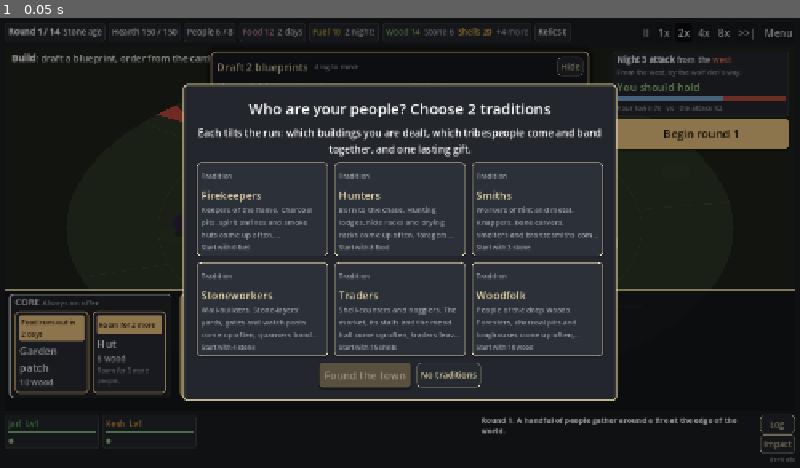
Above: before the commit, frame 1.
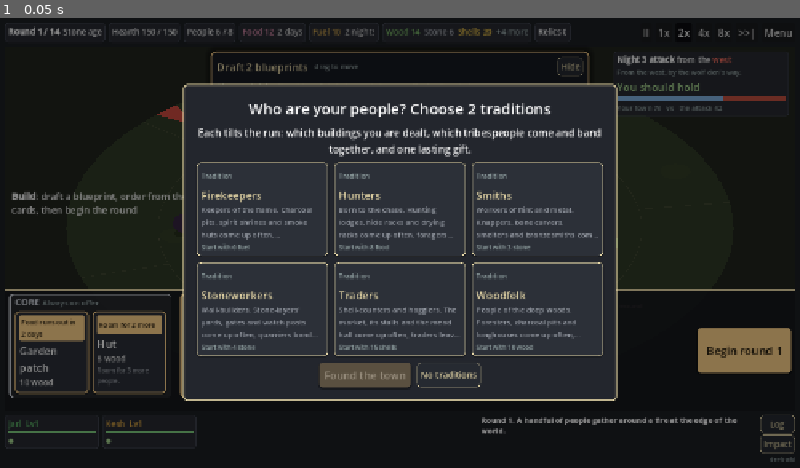
Above: after the commit, the same moment.

Repository: carltonbonks/YourEarthKeepsTurning-CityBuilder
Game: Godot game, scene res://game/main.tscn
The game is run twice, just before and just after one commit, with the same random seed, the same clock (stepped at 60 frames per second) and the same inputs.
Inputs:
- Up to frame 1 (0.05 s): no input

The runs differ from the first frame. In frame 1, 3.2% of the frame differs, in the area x 1-99%, y 7-80%.

Commit message:
Keep the map's panels off each other: columns make room, fold and queue
The clock and alerts (left) and the attack card (right) now take the
tallest stretch of their edge that the draft window and the building hand
leave free (HudLayout). The attack card folds the earth's details, the
ways and the warband banner into its hover card when short of room;
alerts that don't fit wait their turn. Begin round moves to the right end
of the hand, the draft window shrinks on a narrow map, the clock wraps,
and the story log drops old lines rather than cutting the newest off.
snapshot.gd takes size=WxH.

Co-Authored-By: Claude Opus 5.5 (1M context) <noreply@anthropic.com>
Claude-Session: https://claude.ai/code/session_01Q8LFLPiQQH7EMqoYSin44N

Diff:
--- a/game/alerts.gd
+++ b/game/alerts.gd
@@ -4,14 +4,18 @@
 ## raise buildings, fuel or food running out, an unhappy hero, a battered hearth, the warband holding
 ## back. Each one shows when its problem starts, fades after a few seconds (or on a click), and comes
 ## back only if the problem clears and returns. `active` is the read-only rule, so tests can check it.
+## `fit` keeps them to the room the screen gives them: the ones that don't fit wait (their clock
+## stopped) and show as the ones above fade.
 
 const SHOW_SECONDS := 8.0
 const FADE_SECONDS := 1.0
+const WIDTH := 320.0
 
 var run: RunState
 ## Alert id -> seconds it has been on screen (problems still true, so they don't come back).
 var _seen := {}
 var _labels := {}
+var _max_height := INF
 
 
 func _init() -> void:
@@ -75,8 +79,29 @@
 	_seen.clear()
 
 
+## Shows as many alerts, oldest first, as fit in max_height (kept for later alerts); returns how many wait.
+func fit(max_height: float) -> int:
+	_max_height = max_height
+	var used := 0.0
+	var waiting := 0
+	var sep := float(get_theme_constant("separation"))
+	for child in get_children():
+		var label := child as Label
+		if label == null or label.is_queued_for_deletion():
+			continue
+		var h := label.get_combined_minimum_size().y
+		label.visible = waiting == 0 and used + h <= max_height
+		if label.visible:
+			used += h + sep
+		else:
+			waiting += 1
+	return waiting
+
+
 func _process(delta: float) -> void:
 	for id: String in _labels.keys():
+		if not (_labels[id] as Label).visible:
+			continue
 		_seen[id] = float(_seen.get(id, 0.0)) + delta
 		var age: float = _seen[id]
 		var label: Label = _labels[id]
@@ -90,7 +115,9 @@
 	var l := Label.new()
 	l.text = text
 	l.autowrap_mode = TextServer.AUTOWRAP_WORD
-	l.custom_minimum_size.x = 320
+	l.custom_minimum_size.x = WIDTH
+	# Sized now, so fit can measure its wrapped height before the screen lays it out.
+	l.size.x = WIDTH
 	l.add_theme_font_size_override("font_size", 13)
 	l.add_theme_color_override("font_color", Color("#ffe0b0"))
 	var style := StyleBoxFlat.new()
@@ -107,6 +134,7 @@
 			_drop(id))
 	add_child(l)
 	_labels[id] = l
+	fit(_max_height)
 
 
 ## Takes an alert off screen; its problem stays in _seen so it doesn't pop up again until it clears.
@@ -114,3 +142,4 @@
 	if _labels.has(id):
 		(_labels[id] as Label).queue_free()
 		_labels.erase(id)
+		fit(_max_height)
--- a/game/build_hand_view.gd
+++ b/game/build_hand_view.gd
@@ -11,9 +11,12 @@
 ## ("Need 3 more wood"). Costs show red where the town is short. Shown only while building.
 ## Every choice goes through run.hand; `changed` asks the screen to refresh. Hovering a building
 ## card sends `previewing` with its type (and "" on leaving), so the map can blink the plot it would take.
+## The Begin round button sits at the hand's right end, outside the scrolling cards, so it is always in
+## the same place and never covered.
 
 signal changed
 signal previewing(type: String)
+signal begin_pressed
 
 const RECOMMEND_COLOR := UiKit.RECOMMEND_COLOR
 const CARD_SIZE := Vector2(150, 132)
@@ -31,6 +34,7 @@
 ## The window the blueprint offers go in; main.gd places it over the map.
 var draft: DraftPopup
 var _row: HBoxContainer
+var _begin: Button
 ## The round whose draft was last shown, so a hidden draft stays hidden until the next round's.
 var _draft_round := -1
 
@@ -42,17 +46,26 @@
 	style.border_width_top = 1
 	style.set_content_margin_all(6)
 	add_theme_stylebox_override("panel", style)
+	var line := HBoxContainer.new()
+	line.add_theme_constant_override("separation", 10)
+	add_child(line)
 	var scroll := ScrollContainer.new()
 	scroll.vertical_scroll_mode = ScrollContainer.SCROLL_MODE_DISABLED
 	scroll.custom_minimum_size.y = CARD_SIZE.y + 50
-	add_child(scroll)
+	scroll.size_flags_horizontal = Control.SIZE_EXPAND_FILL
+	line.add_child(scroll)
 	_row = HBoxContainer.new()
 	_row.add_theme_constant_override("separation", 14)
 	scroll.add_child(_row)
+	_begin = UiKit.primary(UiKit.button(line, "", func() -> void: begin_pressed.emit()), 18)
+	_begin.custom_minimum_size = Vector2(150, 72)
+	_begin.size_flags_vertical = Control.SIZE_SHRINK_CENTER
+	_begin.autowrap_mode = TextServer.AUTOWRAP_WORD_SMART
 
 
 func refresh() -> void:
 	previewing.emit("")
+	_begin.text = "Begin round %d" % run.round_number
 	for child in _row.get_children():
 		child.queue_free()
 	_draft_cards()
--- a/game/draft_popup.gd
+++ b/game/draft_popup.gd
@@ -4,6 +4,10 @@
 ## sits apart from the cards the town orders from. Drag it by its title bar to see the town under it,
 ## or hide it down to the title bar and show it again. It remembers where it was put for the rest of
 ## the run. BuildHandView fills `cards` and decides when it shows; this file is only the window.
+## On a map too narrow for all the offers it shrinks to fit. `moved` fires whenever it moves, folds or
+## changes size, so the panels beside it can make room (HudLayout).
+
+signal moved
 
 const BORDER := Color("#ffd28a")
 
@@ -87,10 +91,23 @@
 func _fit() -> void:
 	reset_size()
 	var area := get_parent_area_size()
+	if area.x > 0.0:
+		var s := minf(1.0, (area.x - 16.0) / size.x)
+		scale = Vector2(s, s)
 	if not _placed and area.x > 0.0:
 		_placed = true
-		position = Vector2((area.x - size.x) * 0.5, 8.0)
+		position = Vector2((area.x - shown_size().x) * 0.5, 8.0)
 	_keep_inside()
+
+
+## The window's size on screen, after any shrinking.
+func shown_size() -> Vector2:
+	return size * scale
+
+
+## The part of the map the window covers.
+func shown_rect() -> Rect2:
+	return Rect2(position, shown_size())
 
 
 func _on_bar_input(event: InputEvent) -> void:
@@ -98,7 +115,7 @@
 		_dragging = event.pressed
 		accept_event()
 	elif event is InputEventMouseMotion and _dragging:
-		position += event.relative
+		position += event.relative * scale
 		_keep_inside()
 		accept_event()
 
@@ -106,5 +123,6 @@
 ## Never lets the window leave the map, so it can't be lost off screen.
 func _keep_inside() -> void:
 	var area := get_parent_area_size()
-	position.x = clampf(position.x, 0.0, maxf(0.0, area.x - size.x))
-	position.y = clampf(position.y, 0.0, maxf(0.0, area.y - size.y))
+	position.x = clampf(position.x, 0.0, maxf(0.0, area.x - shown_size().x))
+	position.y = clampf(position.y, 0.0, maxf(0.0, area.y - shown_size().y))
+	moved.emit()
--- /dev/null
+++ b/game/hud_layout.gd
@@ -0,0 +1,36 @@
+class_name HudLayout
+extends RefCounted
+## Keeps the map's heads-up panels off one another. The map is split into regions: the clock and alerts
+## down the left edge, the attack card down the right, the building hand along the bottom (while
+## building) and the blueprint draft wherever its window is (top middle at first). Each edge column gets
+## the tallest stretch of its edge that the draft window and the hand leave free, and folds what doesn't
+## fit there (ThreatCard.fit, Alerts.fit), so however busy the round or small the window, panels sit side
+## by side or one under another, never on top. Only sums here; main.gd measures the panels and moves them.
+
+## The gap kept between panels and from the map's edges.
+const MARGIN := 8.0
+
+
+## The tallest free stretch [top, bottom] of a column spanning x0..x1 between top and bottom, keeping
+## MARGIN clear of every block (rects on the map, such as the draft window). The higher one wins a tie.
+## Vector2(top, top) when blocks cover the whole column.
+static func free_span(x0: float, x1: float, top: float, bottom: float, blocks: Array[Rect2]) -> Vector2:
+	var spans: Array[Vector2] = [Vector2(top, bottom)]
+	for b in blocks:
+		if b.size.x <= 0.0 or b.size.y <= 0.0 or b.end.x <= x0 or b.position.x >= x1:
+			continue
+		var next: Array[Vector2] = []
+		for s in spans:
+			if b.end.y + MARGIN <= s.x or b.position.y - MARGIN >= s.y:
+				next.append(s)
+				continue
+			if b.position.y - MARGIN > s.x:
+				next.append(Vector2(s.x, b.position.y - MARGIN))
+			if b.end.y + MARGIN < s.y:
+				next.append(Vector2(b.end.y + MARGIN, s.y))
+		spans = next
+	var best := Vector2(top, top)
+	for s in spans:
+		if s.y - s.x > best.y - best.x:
+			best = s
+	return best
--- a/game/main.gd
+++ b/game/main.gd
@@ -6,8 +6,9 @@
 ##
 ## This file runs the flow (new run, ticking the sim, pausing for decisions, pause and speed, the Esc
 ## menu) and lays out the screen. The parts live in their own files: TopBar, BuildHandView (the
-## building cards, with the blueprint draft in a DraftPopup), ThreatCard (the attack and Begin round), Alerts, HeroStrip, StoryLog, Overlays
-## (picks, relics, end screen, menu, Run history, dev tuning) and ArenaView (the map).
+## building cards, with the blueprint draft in a DraftPopup), ThreatCard (the attack), Alerts, HeroStrip, StoryLog, Overlays
+## (picks, relics, end screen, menu, Run history, dev tuning) and ArenaView (the map). HudLayout keeps
+## the panels over the map out of each other's way.
 
 ## How often the live panels are rebuilt while the sim runs (the map redraws every frame).
 const LIVE_REFRESH_SECONDS := 0.1
@@ -31,6 +32,9 @@
 var _threat: ThreatCard
 var _alerts: Alerts
 var _arena: ArenaView
+var _map_box: Control
+## The clock and alerts in the map's top-left corner.
+var _corner: VBoxContainer
 var _clock_label: RichTextLabel
 var _heroes: HeroStrip
 var _story: StoryLog
@@ -198,6 +202,36 @@
 	_alerts.refresh()
 	_heroes.refresh()
 	_story.refresh()
+	_layout_hud()
+
+
+## Gives each panel over the map its own room (HudLayout): the draft window keeps its place, the hand
+## its strip along the bottom, and the corner columns take the tallest free stretch of their edge and
+## fold what doesn't fit there.
+func _layout_hud() -> void:
+	if _draft == null:
+		return  # Still building the screen.
+	var area := _map_box.size
+	if area.x <= 0.0 or area.y <= 0.0:
+		return
+	var m := HudLayout.MARGIN
+	var bottom := area.y - m
+	if _hand_view.visible:
+		bottom -= maxf(_hand_view.size.y, _hand_view.get_combined_minimum_size().y)
+	var blocks: Array[Rect2] = []
+	if _draft.visible:
+		blocks.append(_draft.shown_rect())
+	var left_x := m + 2.0
+	var left := HudLayout.free_span(left_x, left_x + Alerts.WIDTH, m, bottom, blocks)
+	_corner.position = Vector2(left_x, left.x)
+	var sep := float(_corner.get_theme_constant("separation"))
+	_alerts.fit(left.y - left.x - _clock_label.get_combined_minimum_size().y - sep)
+	_corner.reset_size()
+	var right_x := area.x - ThreatCard.WIDTH - m - 2.0
+	var right := HudLayout.free_span(right_x, area.x, m, bottom, blocks)
+	_threat.fit(right.y - right.x)
+	_threat.position = Vector2(right_x, right.x)
+	_threat.reset_size()
 
 
 # --- Seeds -----------------------------------------------------------------
@@ -247,42 +281,47 @@
 	# building cards as a heads-up hand along its bottom edge while building.
 	var map_box := Control.new()
 	map_box.size_flags_vertical = Control.SIZE_EXPAND_FILL
+	map_box.resized.connect(_layout_hud)
 	root.add_child(map_box)
+	_map_box = map_box
 	_arena = ArenaView.new()
 	_arena.set_anchors_and_offsets_preset(Control.PRESET_FULL_RECT)
 	_arena.clip_contents = true
 	map_box.add_child(_arena)
-	var corner := VBoxContainer.new()
-	corner.position = Vector2(10, 8)
-	corner.mouse_filter = Control.MOUSE_FILTER_IGNORE
-	corner.add_theme_constant_override("separation", 6)
-	map_box.add_child(corner)
+	_corner = VBoxContainer.new()
+	_corner.position = Vector2(10, 8)
+	_corner.mouse_filter = Control.MOUSE_FILTER_IGNORE
+	_corner.add_theme_constant_override("separation", 6)
+	map_box.add_child(_corner)
 	_clock_label = RichTextLabel.new()
 	_clock_label.bbcode_enabled = true
 	_clock_label.fit_content = true
-	_clock_label.autowrap_mode = TextServer.AUTOWRAP_OFF
+	# Wraps at the alerts' width, so the corner column stays clear of the draft window.
+	_clock_label.custom_minimum_size.x = Alerts.WIDTH
+	_clock_label.autowrap_mode = TextServer.AUTOWRAP_WORD_SMART
 	_clock_label.scroll_active = false
 	_clock_label.mouse_filter = Control.MOUSE_FILTER_IGNORE
 	_clock_label.add_theme_font_size_override("normal_font_size", 15)
 	_clock_label.add_theme_font_size_override("bold_font_size", 15)
-	corner.add_child(_clock_label)
+	_corner.add_child(_clock_label)
 	_alerts = Alerts.new()
-	corner.add_child(_alerts)
+	_corner.add_child(_alerts)
+	# Placed by _layout_hud.
 	_threat = ThreatCard.new()
-	_threat.set_anchors_and_offsets_preset(Control.PRESET_TOP_RIGHT)
-	_threat.position = Vector2(-ThreatCard.WIDTH - 10, 8)
-	_threat.grow_horizontal = Control.GROW_DIRECTION_BEGIN
-	_threat.begin_pressed.connect(_begin_round)
 	map_box.add_child(_threat)
 	_hand_view = BuildHandView.new()
 	_hand_view.set_anchors_and_offsets_preset(Control.PRESET_BOTTOM_WIDE)
 	_hand_view.grow_vertical = Control.GROW_DIRECTION_BEGIN
 	_hand_view.changed.connect(_refresh)
 	_hand_view.previewing.connect(_preview_building)
+	_hand_view.resized.connect(_layout_hud)
+	_hand_view.begin_pressed.connect(_begin_round)
 	map_box.add_child(_hand_view)
 	# The blueprint draft floats over the map in its own window, above the hand.
 	_draft = DraftPopup.new()
 	_draft.visible = false
+	_draft.moved.connect(_layout_hud)
+	_draft.visibility_changed.connect(_layout_hud)
 	map_box.add_child(_draft)
 	_hand_view.draft = _draft
 
--- a/game/story_log.gd
+++ b/game/story_log.gd
@@ -1,7 +1,8 @@
 class_name StoryLog
 extends HBoxContainer
 ## The story's last few lines under the map, with a button for the whole log (Overlays.show_log)
-## and, in tiny text under it, which build is running (build_label).
+## and, in tiny text under it, which build is running (build_label). On a narrow window, where long
+## lines wrap, it shows fewer lines rather than cutting the newest off.
 
 signal open_pressed
 ## The Who did what button (Overlays.show_impact).
@@ -28,6 +29,7 @@
 	_text.custom_minimum_size.y = 68
 	_text.add_theme_font_size_override("normal_font_size", 12)
 	_text.add_theme_font_size_override("bold_font_size", 12)
+	_text.resized.connect(func() -> void: _shown = -1)
 	add_child(_text)
 	var side := VBoxContainer.new()
 	side.add_theme_constant_override("separation", 2)
@@ -56,10 +58,15 @@
 	if run.story.size() == _shown:
 		return
 	_shown = run.story.size()
-	var lines := PackedStringArray()
-	for line in run.story.slice(maxi(0, _shown - LINES)):
-		lines.append(as_bbcode(line))
-	_text.text = "\n".join(lines)
+	var from := maxi(0, _shown - LINES)
+	while true:
+		var lines := PackedStringArray()
+		for line in run.story.slice(from):
+			lines.append(as_bbcode(line))
+		_text.text = "\n".join(lines)
+		if from >= _shown - 1 or _text.size.y <= 0.0 or _text.get_content_height() <= _text.size.y:
+			break
+		from += 1
 
 
 ## Which build is running, such as "PR #41 · 1a2b3c4", or "dev build" when run outside CI.
--- a/game/threat_card.gd
+++ b/game/threat_card.gd
@@ -2,10 +2,11 @@
 extends VBoxContainer
 ## The round's attack as a small card in the map's top-right corner: where it comes from, your town's
 ## power against the attack's as one bar with a plain verdict, and a gold banner when the warband holds
-## raiders back (catch-up). The enemy list is in the hover card. While building, the Begin round
-## button sits under it, with what the earth's last turn did (EarthReport) between them.
-
-signal begin_pressed
+## raiders back (catch-up). The enemy list is in the hover card. While building, what the earth's
+## last turn did (EarthReport) sits under it.
+## When the room left between the draft window and the building hand is short, `fit` folds the extras
+## (the earth's details, the ways, the warband banner) into the hover cards, so the card never runs
+## into the hand.
 
 const WIDTH := 280.0
 ## Attack power over town power above this reads as outmatched (bots lose about 1 round in 5 there).
@@ -23,14 +24,18 @@
 var _numbers: Label
 var _verdict: Label
 var _eased: Label
-var _begin: Button
+var _more: Label
+## The extras `fit` may fold away, least needed first, and whether refresh wants each one shown.
+var _foldable: Array[Control] = []
+var _wanted := {}
+var _max_height := INF
 
 
 func _init() -> void:
 	custom_minimum_size.x = WIDTH
 	add_theme_constant_override("separation", 4)
 	var chip := TipChip.new()
-	chip.tip = func() -> Dictionary: return tip(run) if run != null else {}
+	chip.tip = func() -> Dictionary: return _tip_with_folded() if run != null else {}
 	add_child(chip)
 	var box := VBoxContainer.new()
 	box.add_theme_constant_override("separation", 3)
@@ -61,7 +66,7 @@
 	box.add_child(_eased)
 	# What the earth's last turn did: a hover of its own, so the attack's hover stays about the attack.
 	var earth_chip := TipChip.new()
-	earth_chip.tip = func() -> Dictionary: return earth_tip(run) if run != null else {}
+	earth_chip.tip = func() -> Dictionary: return _earth_tip_with_folded() if run != null else {}
 	add_child(earth_chip)
 	_earth_box = VBoxContainer.new()
 	_earth_box.add_theme_constant_override("separation", 2)
@@ -73,8 +78,10 @@
 	# What the geomancer is working on (spells are chosen on dawn cards).
 	_spell = UiKit.note(self, "", 12, Color("#c8a8e0"))
 	_spell.autowrap_mode = TextServer.AUTOWRAP_WORD
-	_begin = UiKit.primary(UiKit.button(self, "", func() -> void: begin_pressed.emit()), 18)
-	_begin.custom_minimum_size.y = 48
+	# Shown when fit folded something away.
+	_more = UiKit.note(self, "More on hover", 10)
+	_more.horizontal_alignment = HORIZONTAL_ALIGNMENT_RIGHT
+	_foldable = [_earth_lines, _ways, _eased, _earth_box.get_parent(), _spell]
 
 
 func refresh() -> void:
@@ -93,24 +100,73 @@
 	var ratio := float(attack) / maxf(1.0, town)
 	_verdict.text = "They outmatch you" if ratio > OUTMATCHED else ("An even fight" if ratio > EVEN else "You should hold")
 	_verdict.add_theme_color_override("font_color", Color("#ff7060") if ratio > OUTMATCHED else (Color("#e0c070") if ratio > EVEN else Color("#a8d890")))
-	_eased.visible = run.wave_eased > 0
+	_wanted[_eased] = run.wave_eased > 0
 	_eased.text = "The warband holds back %d raider%s: your town looks too weak to be worth them all.%s" % [
 		run.wave_eased, "" if run.wave_eased == 1 else "s",
 		" %d make a war camp in the wilds." % run.camp_joined if run.camp_joined > 0 else ""]
 	_ways.text = "\n".join(EarthReport.ways(run))
-	_ways.visible = building or not w.wave_spawned
+	_wanted[_ways] = building or not w.wave_spawned
 	var headline := EarthReport.headline(run)
-	_earth_box.get_parent().visible = building and headline != ""
-	_spell.visible = not run.spell.is_empty()
-	if _spell.visible:
+	_wanted[_earth_box.get_parent()] = building and headline != ""
+	_wanted[_spell] = not run.spell.is_empty()
+	if _wanted[_spell]:
 		var nights := int(run.spell["nights_left"])
 		_spell.text = "The geomancer works on %s: done in %d night%s." % [
 			String(content.plates["spells"][run.spell["id"]]["name"]).to_lower(), nights, "" if nights == 1 else "s"]
 	_earth_title.text = headline
 	_earth_lines.text = "\n".join(EarthReport.lines(run))
-	_earth_lines.visible = _earth_lines.text != ""
-	_begin.visible = building
-	_begin.text = "Begin round %d" % run.round_number
+	_wanted[_earth_lines] = _earth_lines.text != ""
+	fit(_max_height)
+
+
+## Shows what refresh wants, then folds the extras one by one until the card is no taller than
+## max_height (kept for later refreshes). What is folded moves into the hover cards; returns how many
+## parts were folded.
+func fit(max_height: float) -> int:
+	_max_height = max_height
+	for part in _foldable:
+		part.visible = _wanted.get(part, false)
+	# A wrapping label that was hidden at the last layout measures as one word a line; give it the
+	# width it will have first (less the hover chip's margins inside one).
+	for label: Label in find_children("*", "Label", true, false):
+		if label.autowrap_mode != TextServer.AUTOWRAP_OFF:
+			label.size.x = WIDTH if label.get_parent() == self else WIDTH - 12.0
+	_more.visible = false
+	var folded := 0
+	for part in _foldable:
+		if get_combined_minimum_size().y <= max_height:
+			break
+		if part.visible:
+			part.visible = false
+			_more.visible = true
+			folded += 1
+	return folded
+
+
+func _is_folded(part: Control) -> bool:
+	return _wanted.get(part, false) and not part.visible
+
+
+## The attack's hover card, plus whatever fit folded off the card.
+func _tip_with_folded() -> Dictionary:
+	var t := tip(run)
+	if _is_folded(_ways):
+		t["lines"].append_array(EarthReport.ways(run))
+	if _is_folded(_eased):
+		t["lines"].append(_eased.text)
+	if _is_folded(_spell):
+		t["lines"].append(_spell.text)
+	if _is_folded(_earth_box.get_parent()):
+		t["lines"].append(_earth_title.text)
+		t["lines"].append_array(EarthReport.lines(run))
+	return t
+
+
+func _earth_tip_with_folded() -> Dictionary:
+	var t := earth_tip(run)
+	if _is_folded(_earth_lines):
+		t["lines"].append_array(EarthReport.lines(run))
+	return t
 
 
 ## The hover card: who is coming, and what the power numbers mean.
--- /dev/null
+++ b/tests/test_hud_layout.gd
@@ -0,0 +1,54 @@
+extends TestCase
+## The panels over the map keep out of each other's way (HudLayout): the edge columns take the room the
+## draft window and the hand leave, and fold what doesn't fit into hover cards rather than overlap.
+
+
+func test_a_column_takes_the_tallest_free_stretch_beside_the_draft() -> void:
+	var m := HudLayout.MARGIN
+	var free := HudLayout.free_span(0, 300, 8, 400, [] as Array[Rect2])
+	check_eq(free, Vector2(8, 400), "nothing in the way: the whole edge")
+	var draft := Rect2(200, 8, 600, 200)
+	free = HudLayout.free_span(0, 300, 8, 400, [draft] as Array[Rect2])
+	check_eq(free, Vector2(208 + m, 400), "a draft window over the column's top pushes it below the window")
+	free = HudLayout.free_span(900, 1200, 8, 400, [draft] as Array[Rect2])
+	check_eq(free, Vector2(8, 400), "a window off to the side leaves the column alone")
+	var low := Rect2(200, 300, 600, 60)
+	free = HudLayout.free_span(0, 300, 8, 400, [low] as Array[Rect2])
+	check_eq(free, Vector2(8, 300 - m), "a window dragged low leaves the taller stretch above it")
+	var all := Rect2(0, 0, 1000, 500)
+	free = HudLayout.free_span(0, 300, 8, 400, [all] as Array[Rect2])
+	check(free.y - free.x <= 0.0, "a window over the whole column leaves no room")
+
+
+func test_the_attack_card_folds_its_extras_into_the_hover_when_short_of_room() -> void:
+	var run := RunState.new(Content.load_default(), 4821)
+	run.wave_eased = 3
+	var card := ThreatCard.new()
+	card.run = run
+	card.refresh()
+	# Outside the scene tree sizes aren't re-measured, so this checks what folds, not the sums
+	# (the screenshots in tools/snapshot.gd size=1280x720 show those).
+	check_eq(card.fit(INF), 0, "with room, nothing is folded")
+	check(card.fit(0.0) > 0, "with no room, the extras fold")
+	var lines: Array = card.call("_tip_with_folded")["lines"]
+	check(lines.any(func(l: String) -> bool: return "holds back 3 raiders" in l), "the folded warband banner is in the hover card")
+	check_eq(card.fit(INF), 0, "with room again, they come back")
+	card.free()
+	run.dispose()
+
+
+func test_alerts_that_dont_fit_wait_their_turn() -> void:
+	var run := RunState.new(Content.load_default(), 4821)
+	run.stock["fuel"] = 0
+	run.stock["food"] = 0
+	var alerts := Alerts.new()
+	alerts.run = run
+	alerts.refresh()
+	var shown := alerts.get_children().size()
+	check(shown >= 2, "a starving, freezing town has alerts (%d)" % shown)
+	check_eq(alerts.fit(INF), 0, "with room, every alert shows")
+	check_eq(alerts.fit(1.0), shown, "with no room, all of them wait")
+	var one := (alerts.get_child(0) as Label).get_combined_minimum_size().y
+	check_eq(alerts.fit(one), shown - 1, "room for one shows the first and the rest wait")
+	alerts.free()
+	run.dispose()
--- a/tools/snapshot.gd
+++ b/tools/snapshot.gd
@@ -16,14 +16,16 @@
 ## ageup=1 plays on from that round until the town reaches a new age and shows the celebration (style=bronze or
 ## medieval gets there); levelup=1 levels up the first hero so the halo shows.
 ## deals=<id,id,...> lays out those caravan trade cards (data/trades.json) in the build hand.
+## size=<W>x<H> sets the window size (default 1600x1000), to check the screen layout at other sizes.
 
 func _init() -> void:
-	var args := {"seed": "4821", "round": "4", "style": "market …(282 unchanged characters)… ageup": "0", "levelup": "0", "deals": ""}
+	var args := {"seed": "4821", "round": "4", "style": "market …(282 unchanged characters)… ageup": "0", "levelup": "0", "deals": "", "size": "1600x1000"}
 	for arg in OS.get_cmdline_user_args():
 		var kv := arg.split("=", true, 1)
 		if kv.size() == 2:
 			args[kv[0]] = kv[1]
-	DisplayServer.window_set_size(Vector2i(1600, 1000))
+	var wh: PackedStringArray = args["size"].split("x")
+	DisplayServer.window_set_size(Vector2i(int(wh[0]), int(wh[1])))
 	var main: Control = load("res://game/main.tscn").instantiate()
 	root.add_child(main)
 	await process_frame
Not shown, added: game/hud_layout.gd.uid
Not shown, added: tests/test_hud_layout.gd.uid
Not shown, changed: README.md
Not shown, changed: docs/DEVELOPMENT.md
